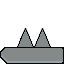
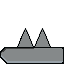
Before/after of a 64x64 layered artwork. What changed in the layer stack:
painted on "Layer 0" over [1, 28, 44, 53]
